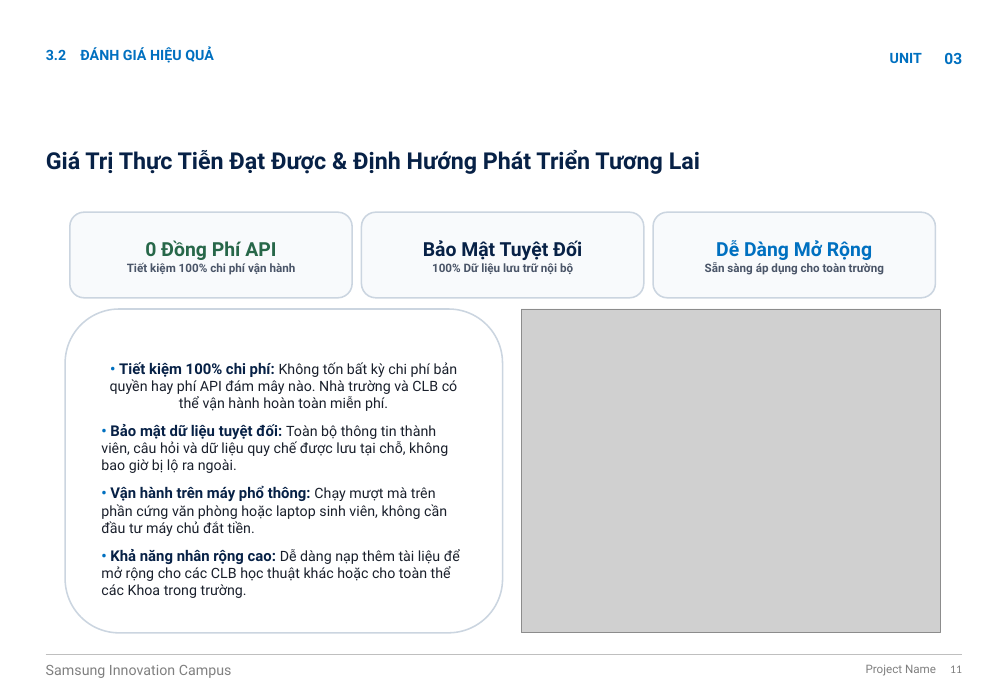
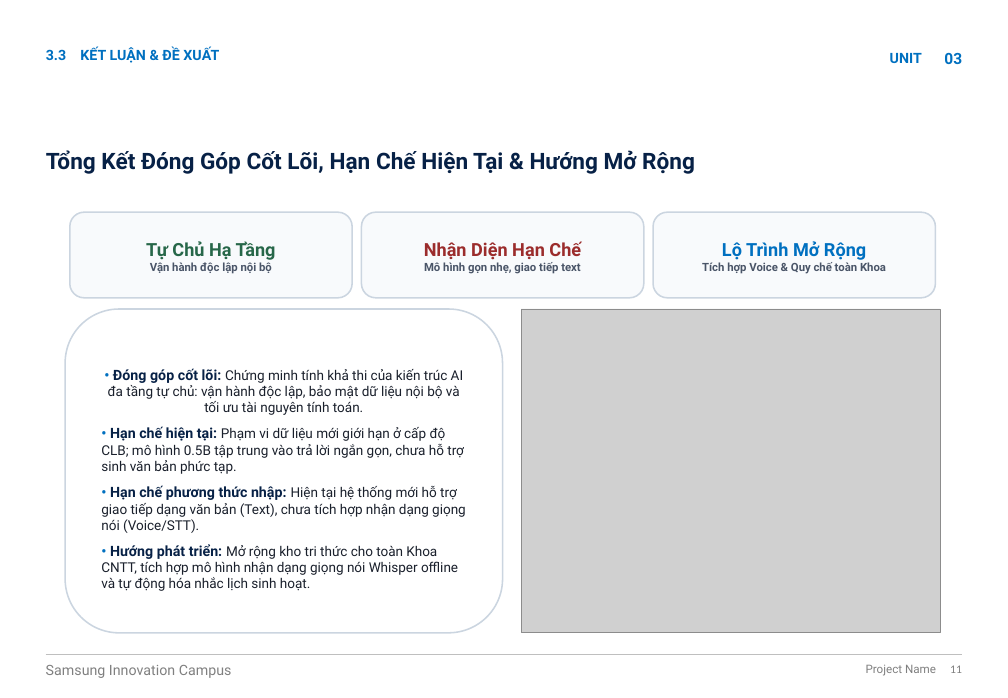
Before and after one commit to quocdoanhdang2-sketch/dusnx-platform, a slide deck: slide 11 of docs/SIC_AI_Capstone_Project_DUSNX_Presentation.pptx. Drawn at 1008x698 pixels with LibreOffice and Linux fonts; fonts in the diff are those of the drawing; grey boxes stand for pictures; background and template pictures are left out. Boxes give left, top, right and bottom in pixels: in the first picture for what was removed or moved away, otherwise in the second. Text is boxed around its words. In the diff, an @@ line names an element or a change of style, - is before the commit and + after.

```diff
--- a/docs/SIC_AI_Capstone_Project_DUSNX_Presentation.pptx
+++ b/docs/SIC_AI_Capstone_Project_DUSNX_Presentation.pptx
@@ text at [46,49,66,60]: text changed @@
-3.2
+3.3
@@ text at [80,46,219,63]: text changed @@
-ĐÁNH GIÁ HIỆU QUẢ
+KẾT LUẬN & ĐỀ XUẤT
@@ title at [46,150,695,174]: text changed; size 18 to 17.5 pt @@
-Giá Trị Thực Tiễn Đạt Được & Định Hướng Phát Triển Tương Lai
+Tổng Kết Đóng Góp Cốt Lõi, Hạn Chế Hiện Tại & Hướng Mở Rộng
@@ text in rounded rectangle at [146,241,276,274]: text changed; size 9 to 8.8 pt @@
-0 Đồng Phí API
-Tiết kiệm 100% chi phí vận hành
+Tự Chủ Hạ Tầng
+Vận hành độc lập nội bộ
@@ text in rounded rectangle at [424,241,581,274]: text changed; size 9 to 8.8 pt @@
-Bảo Mật Tuyệt Đối
-100% Dữ liệu lưu trữ nội bộ
+Nhận Diện Hạn Chế
+Mô hình gọn nhẹ, giao tiếp text
@@ text in rounded rectangle at [702,241,886,274]: text changed; size 9 to 8.8 pt @@
-Dễ Dàng Mở Rộng
-Sẵn sàng áp dụng cho toàn trường
+Lộ Trình Mở Rộng
+Tích hợp Voice & Quy chế toàn Khoa
@@ text in rounded rectangle at [101,368,466,591]: text changed; size 11 to 10.5 pt @@
-• Tiết kiệm 100% chi phí: Không tốn bất kỳ chi phí bản quyền hay phí API đám mây nào. Nhà trường và CLB có thể vận hành hoàn toàn miễn phí.
-• Bảo mật dữ liệu tuyệt đối: Toàn bộ thông tin thành viên, câu hỏi và dữ liệu quy chế được lưu tại chỗ, không bao giờ bị lộ ra ngoài.
-• Vận hành trên máy phổ thông: Chạy mượt mà trên phần cứng văn phòng hoặc laptop sinh viên, không cần đầu tư máy chủ đắt tiền.
-• Khả năng nhân rộng cao: Dễ dàng nạp thêm tài liệu để mở rộng cho các CLB học thuật khác hoặc cho toàn thể các Khoa trong trường.
+• Đóng góp cốt lõi: Chứng minh tính khả thi của kiến trúc AI đa tầng tự chủ: vận hành độc lập, bảo mật dữ liệu nội bộ và tối ưu tài nguyên tính toán.
+• Hạn chế hiện tại: Phạm vi dữ liệu mới giới hạn ở cấp độ CLB; mô hình 0.5B tập trung vào trả lời ngắn gọn, chưa hỗ trợ sinh văn bản phức tạp.
+• Hạn chế phương thức nhập: Hiện tại hệ thống mới hỗ trợ giao tiếp dạng văn bản (Text), chưa tích hợp nhận dạng giọng nói (Voice/STT).
+• Hướng phát triển: Mở rộng kho tri thức cho toàn Khoa CNTT, tích hợp mô hình nhận dạng giọng nói Whisper offline và tự động hóa nhắc lịch sinh hoạt.
```
Also in this commit, not shown: 10 other slides changed, 2 other files.
